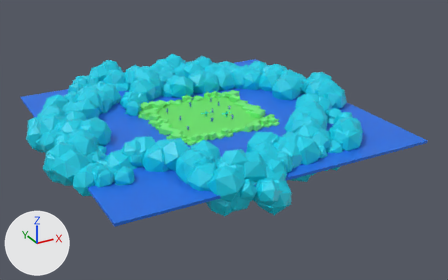
The Blender file assets/world.blend: old version first, new version second.
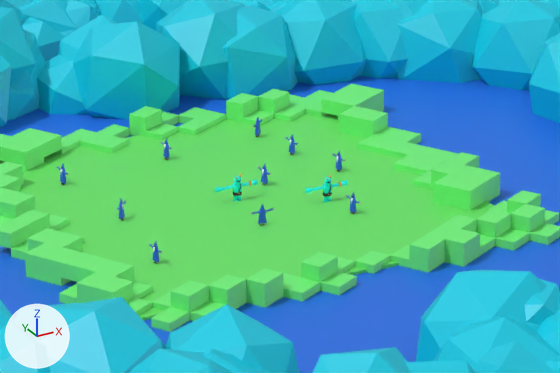
Each version appears first whole from a camera (50 mm lens) standing at (-162.1, -317.3, 140.2) and looking at (7.5, -9.0, -13.9), and next in a close-up on the part from 34% to 62% of the width and 25% to 55% of the height. The lights are fixed; the arrows at lower left show +X, +Y and +Z. The older version's two pictures come first.

In view in the first close-up: 'Wizzard 4.011', 'Wizzard 4.014', 'Wizzard 4.015', 'Wizzard 4.016', 'Wizzard 4.017', 'Wizzard 4.018', 'Wizzard 4.019', 'floor', 'floor_details', 'water', 'water_details' and 5 more.
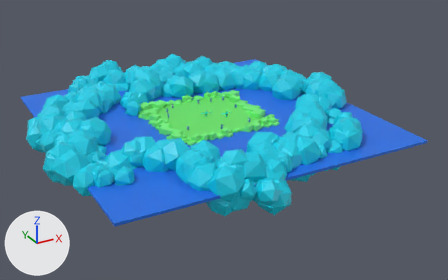
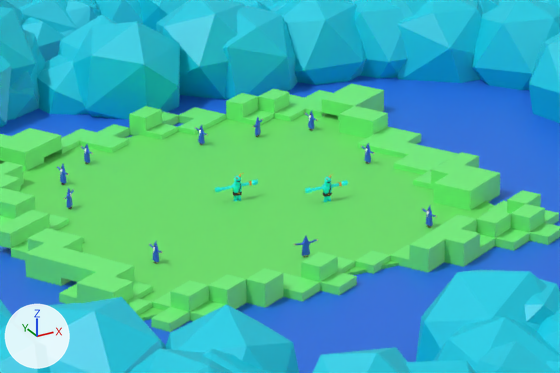
Boxes (x1, y1, x2, y2) around the edits, measured in the close-ups (560 x 373 px):
```json
{"object": "Wizzard 4.017", "change": "moved", "before": [250, 204, 274, 226], "after": [294, 236, 318, 257]}
{"object": "Wizzard 4.014", "change": "moved", "before": [346, 193, 361, 214], "after": [422, 206, 437, 228]}
{"object": "Wizzard 4.011", "change": "moved", "before": [332, 151, 346, 172], "after": [361, 143, 375, 164]}
{"object": "Wizzard 4.016", "change": "moved", "before": [285, 134, 299, 155], "after": [305, 111, 318, 131]}
{"object": "Wizzard 4.015", "change": "moved", "before": [160, 139, 173, 160], "after": [81, 143, 93, 164]}
{"object": "Wizzard 4.019", "change": "moved", "before": [258, 164, 271, 185], "after": [195, 125, 208, 145]}
{"object": "Wizzard 4.018", "change": "moved", "before": [116, 198, 126, 220], "after": [64, 188, 74, 209]}
```

Scene script edits in JSON lines:
```json
{"op": "set", "path": "ob_wizzard_4_011.location", "old": "(17.8, 3.0, 1.6)", "new": "(22.9, 3.7, 1.6)"}
{"op": "set", "path": "ob_wizzard_4_014.location", "old": "(11.6, -12.1, 1.6)", "new": "(18.1, -21.3, 1.6)"}
{"op": "set", "path": "ob_wizzard_4_015.location", "old": "(-1.5, 19.1, 1.6)", "new": "(-12.2, 22.9, 1.6)"}
{"op": "set", "path": "ob_wizzard_4_016.location", "old": "(15.2, 12.1, 1.6)", "new": "(22.5, 19.8, 1.6)"}
{"op": "set", "path": "ob_wizzard_4_017.location", "old": "(-1.3, -9.9, 1.6)", "new": "(-1.5, -22.5, 1.6)"}
{"op": "set", "path": "ob_wizzard_4_018.location", "old": "(-17.0, 1.1, 1.6)", "new": "(-21.5, 8.3, 1.6)"}
{"op": "set", "path": "ob_wizzard_4_019.location", "old": "(6.1, 3.4, 1.6)", "new": "(5.6, 22.0, 1.6)"}
```
